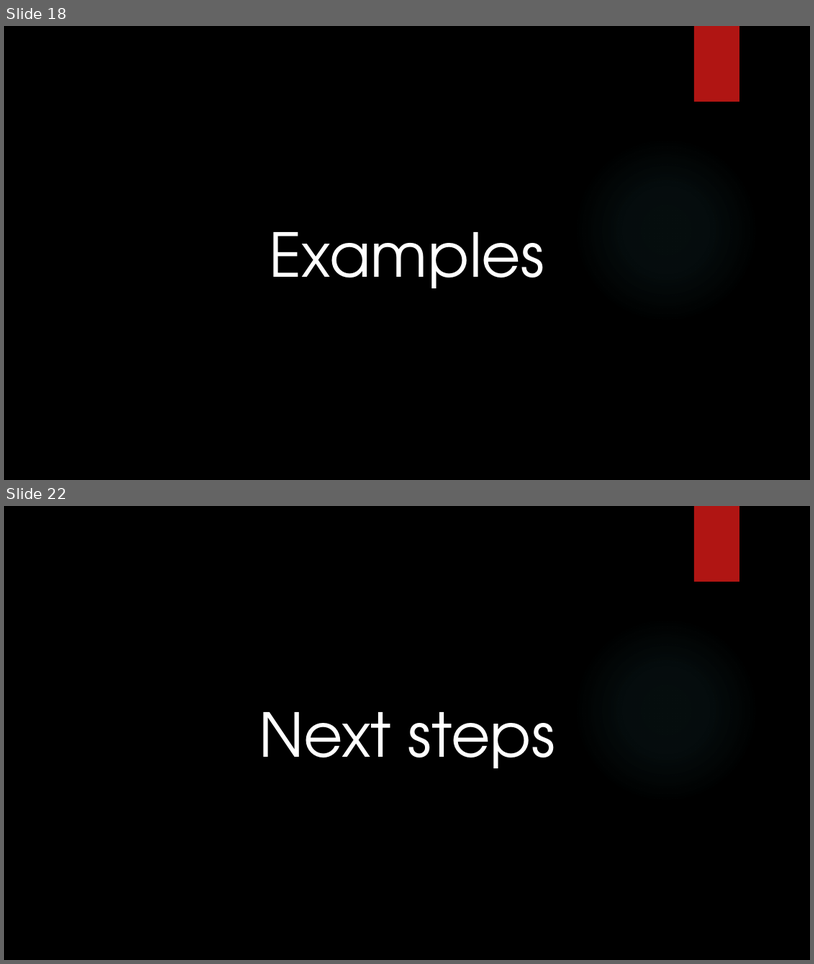
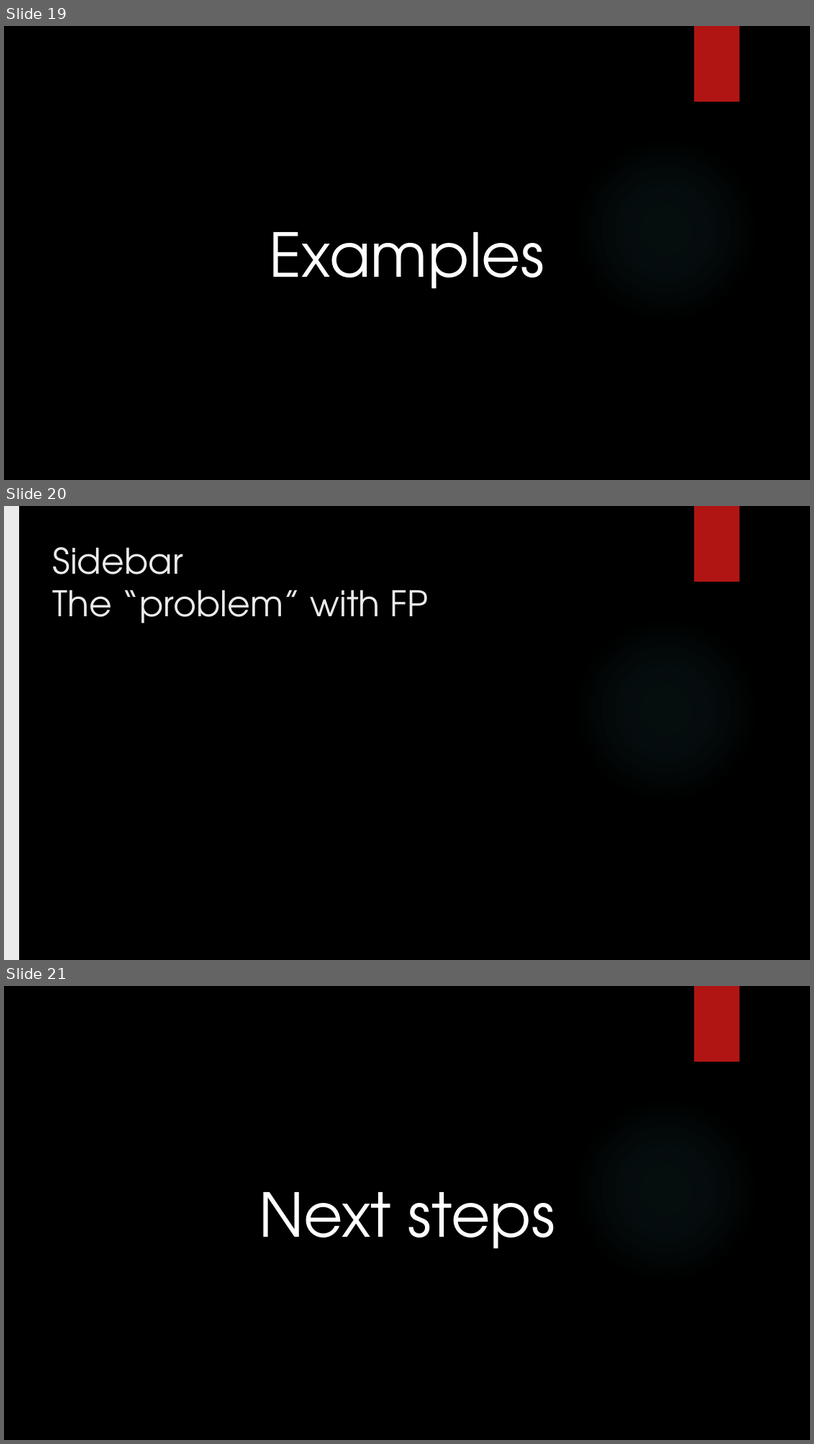
Before and after one commit to dennisdietrich/FpWithCSharp, a slide deck: doc/GetFuncY.pptx. Shown one above the other, each under a label of ours: slides 18 and 22 before the commit, slides 19, 20 and 21 after it; the slides between them are not shown. The pictures are 814x964 and 814x1444 pixels, drawn with LibreOffice and Linux fonts; fonts in the diff are those of the drawing; background and template pictures are left out. Boxes give left, top, right and bottom in pixels: in the first picture for what was removed or moved away, otherwise in the second. Text is boxed around its words. In the diff, an @@ line names an element or a change of style, - is before the commit and + after.

Commit message:
Removed section 'adopting FP' and added two sidebars instead

```diff
--- a/doc/GetFuncY.pptx
+++ b/doc/GetFuncY.pptx
@@ slide 20 added at <box>4,506,810,960</box>, background picture (left out); not listed: 2 template elements that a slide beside it also shows @@
@@ rectangle added at <box>4,506,19,960</box>, fill #EBEBEB @@
@@ title added at <box>53,547,428,623</box>, 42 pt, text #EBEBEB @@
+Sidebar
+The “problem” with FP
@@ what was slide 18 is now slide 19 @@
@@ what was slide 22 is now slide 21 @@
```
Also in this commit, not shown: 1 slide changed, 1 other slide added, 3 slides removed.
